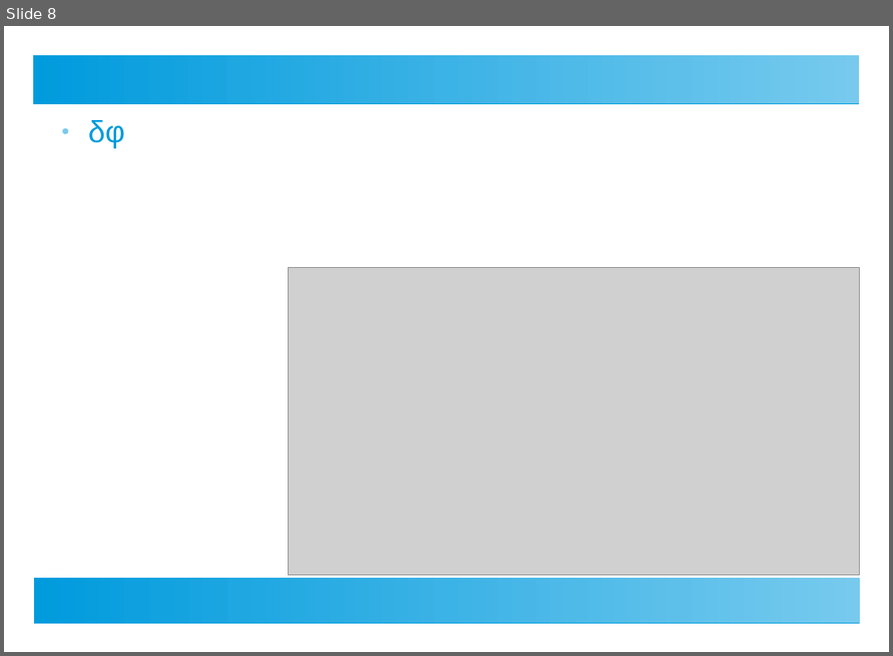
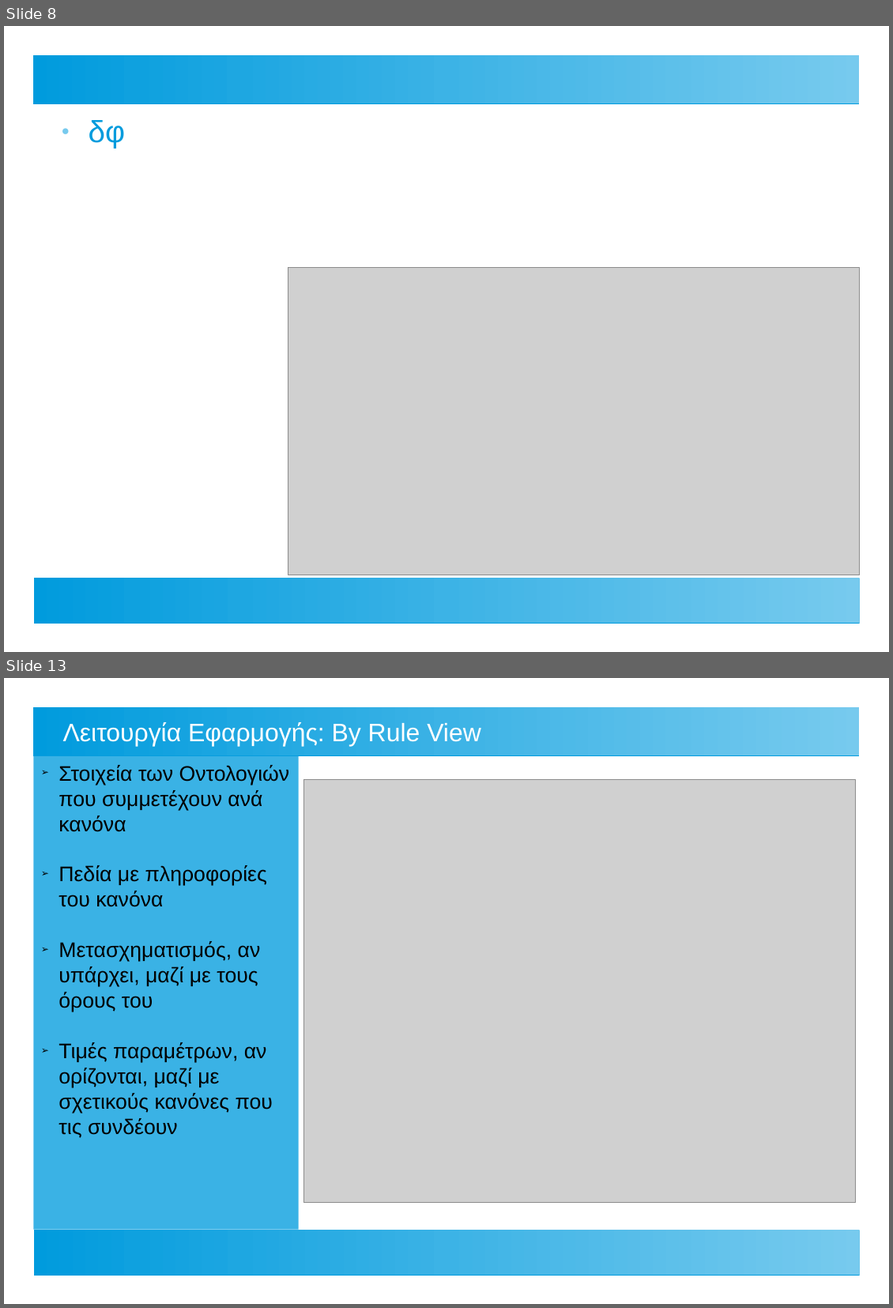
Before and after one commit to ThanosApostolou/omv, a slide deck: docs/thesis presentation.odp. Shown one above the other, each under a label of ours: slide 8 before the commit, slides 8 and 13 after it; the slides between them are not shown. The pictures are 893x656 and 893x1308 pixels, drawn with LibreOffice and Linux fonts; fonts in the diff are those of the drawing; grey boxes stand for pictures. Boxes give left, top, right and bottom in pixels: in the first picture for what was removed or moved away, otherwise in the second. Text is boxed around its words. In the diff, an @@ line names an element or a change of style, - is before the commit and + after.

```diff
--- a/docs/thesis presentation.odp
+++ b/docs/thesis presentation.odp
@@ slide 13 added at (x1=4, y1=678, x2=889, y2=1304), background #FFFFFF; not listed: 2 template elements that a slide beside it also shows @@
@@ title added at (x1=63, y1=722, x2=481, y2=747), 24 pt, text #FFFFFF @@
+Λειτουργία Εφαρμογής: By Rule View
@@ rectangle added at (x1=33, y1=756, x2=299, y2=1229), fill #3AB2E5, 20 pt, text #000000 @@
+➢ Στοιχεία των Οντολογιών που συμμετέχουν ανά κανόνα
+➢ Πεδία με πληροφορίες του κανόνα
+➢ Μετασχηματισμός, αν υπάρχει, μαζί με τους όρους του
+➢ Τιμές παραμέτρων, αν ορίζονται, μαζί με σχετικούς κανόνες που τις συνδέουν
@@ picture added at (x1=303, y1=779, x2=856, y2=1203) @@
```
Also in this commit, not shown: 3 slides changed, 5 other slides added, 1 slide removed, 1 other file.
